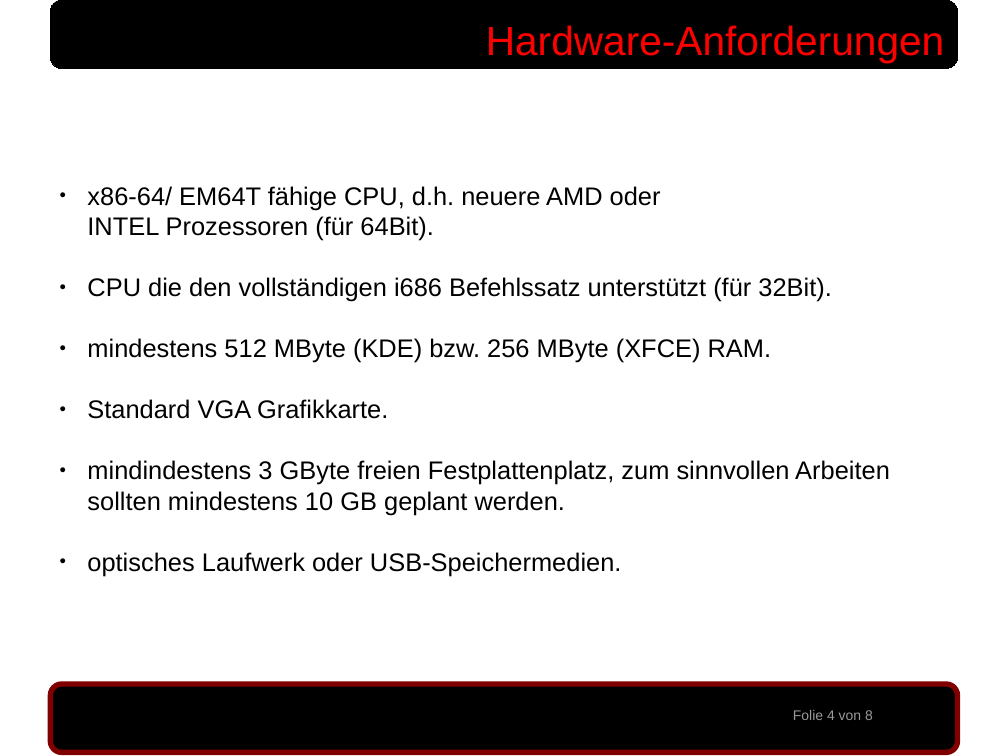
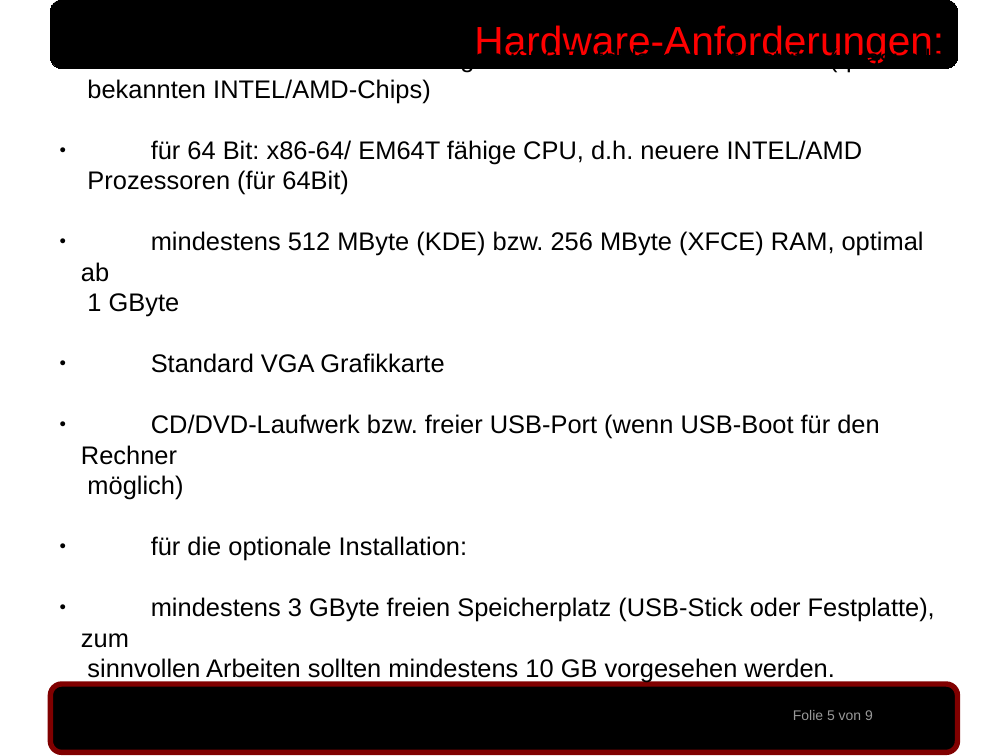
Before and after one commit to sidux-ev/praesentation, a slide deck: slide 5 of bin/sigint2010_koeln.odp (slide 4 before the commit). Drawn at 1008x756 pixels with LibreOffice and Linux fonts; fonts in the diff are those of the drawing; background and template pictures are left out. Boxes give left, top, right and bottom in pixels: in the first picture for what was removed or moved away, otherwise in the second. Text is boxed around its words. In the diff, an @@ line names an element or a change of style, - is before the commit and + after.

```diff
--- a/bin/sigint2010_koeln.odp
+++ b/bin/sigint2010_koeln.odp
@@ text at (x1=474, y1=25, x2=944, y2=63): text changed @@
-Hardware-Anforderungen
+Hardware-Anforderungen:
@@ text at (x1=81, y1=47, x2=945, y2=683): text changed @@
-● x86-64/ EM64T fähige CPU, d.h. neuere AMD oder
-INTEL Prozessoren (für 64Bit).
-● CPU die den vollständigen i686 Befehlssatz unterstützt (für 32Bit).
-● mindestens 512 MByte (KDE) bzw. 256 MByte (XFCE) RAM.
-● Standard VGA Grafikkarte.
-● mindindestens 3 GByte freien Festplattenplatz, zum sinnvollen Arbeiten
-  sollten mindestens 10 GB geplant werden.
-● optisches Laufwerk oder USB-Speichermedien.
+● für 32 Bit: CPU die den vollständigen i686 Befehlssatz unterstützt (quasi alle
+  bekannten INTEL/AMD-Chips)
+● für 64 Bit: x86-64/ EM64T fähige CPU, d.h. neuere INTEL/AMD
+  Prozessoren (für 64Bit)
+● mindestens 512 MByte (KDE) bzw. 256 MByte (XFCE) RAM, optimal ab
+  1 GByte
+● Standard VGA Grafikkarte
+● CD/DVD-Laufwerk bzw. freier USB-Port (wenn USB-Boot für den Rechner
+  möglich)
+● für die optionale Installation:
+● mindestens 3 GByte freien Speicherplatz (USB-Stick oder Festplatte), zum
+  sinnvollen Arbeiten sollten mindestens 10 GB vorgesehen werden.
@@ text at (x1=793, y1=710, x2=873, y2=720): text changed @@
-Folie 4 von 8
+Folie 5 von 9
```
Also in this commit, not shown: 7 other slides changed, 1 slide added, 2 other files.
